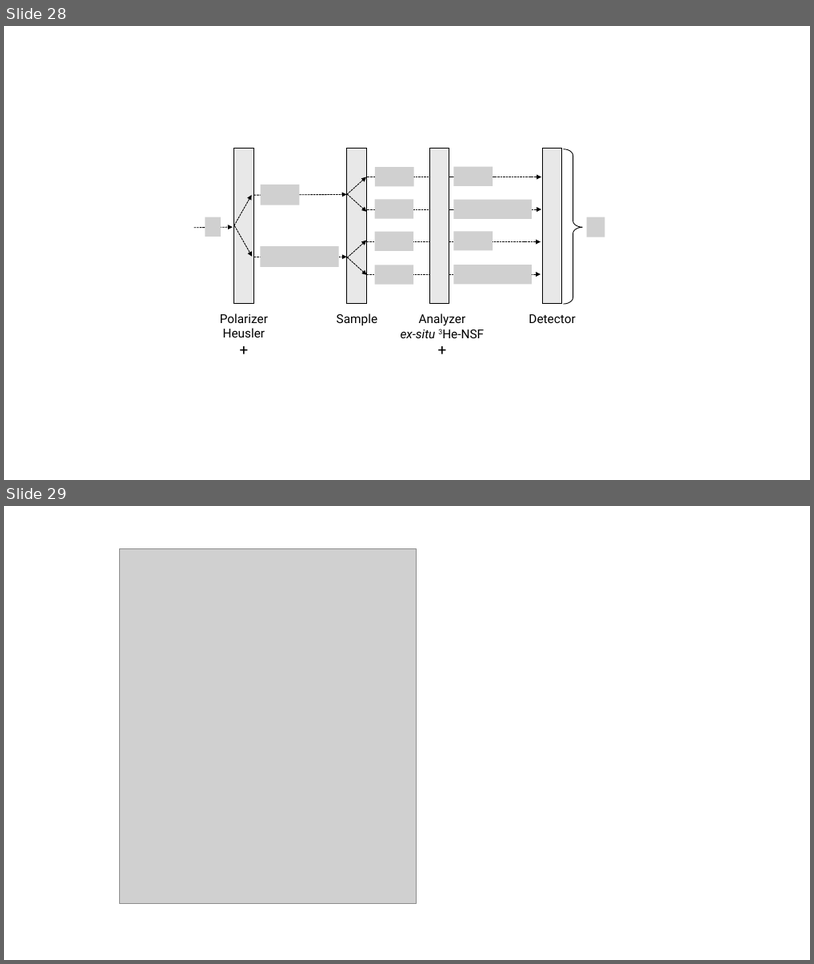
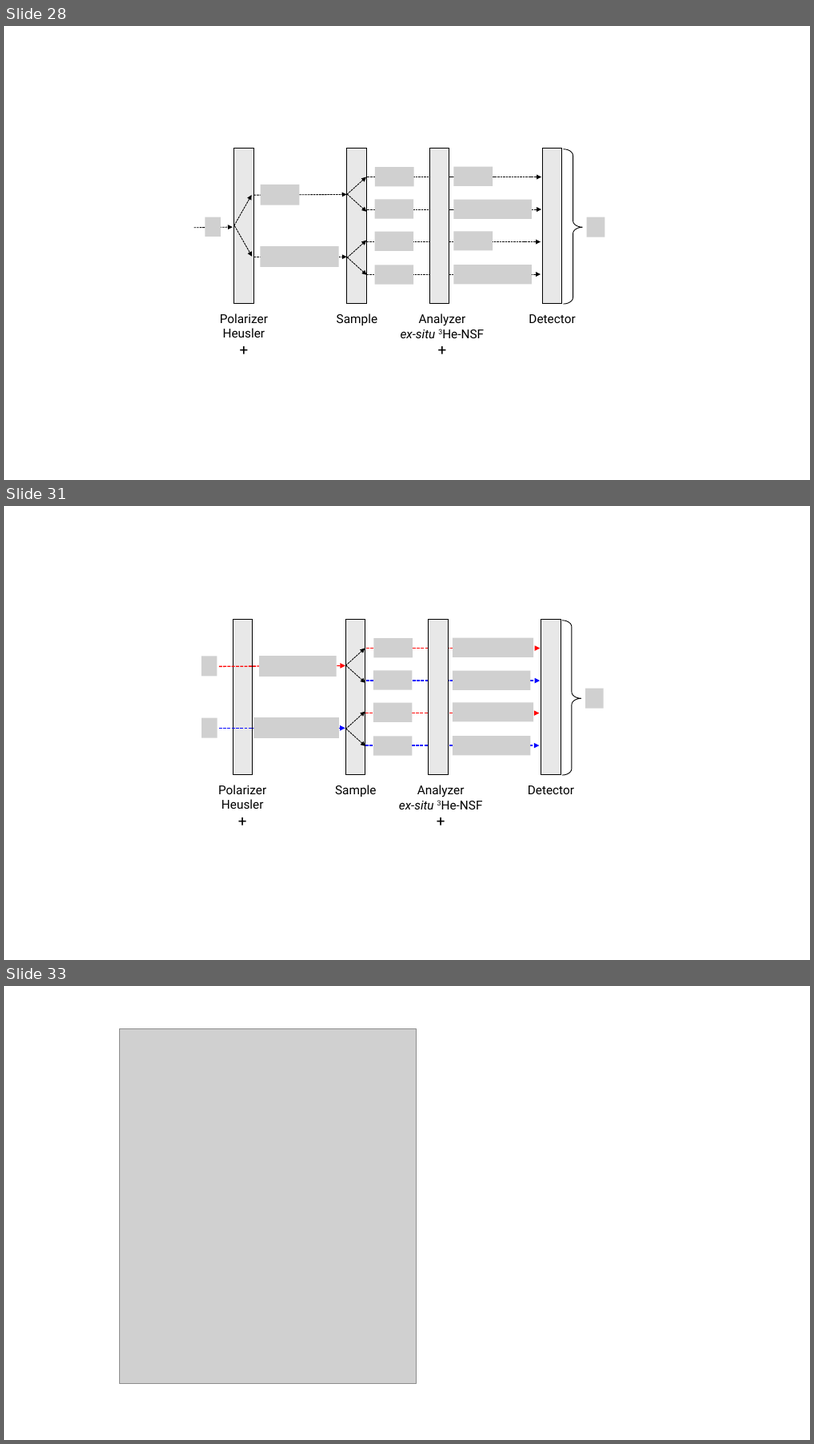
Before and after one commit to 3He-NSF/3HeNSF_2DPSD_paper, a slide deck: figure/figurelist [自動保存済み] [自動保存済み].pptx. Shown one above the other, each under a label of ours: slides 28 and 29 before the commit, slides 28, 31 and 33 after it; the slides between them are not shown. The pictures are 814x964 and 814x1444 pixels, drawn with LibreOffice and Linux fonts; fonts in the diff are those of the drawing; grey boxes stand for pictures. Boxes give left, top, right and bottom in pixels: in the first picture for what was removed or moved away, otherwise in the second. Text is boxed around its words. In the diff, an @@ line names an element or a change of style, - is before the commit and + after.

```diff
--- a/figure/figurelist [自動保存済み] [自動保存済み].pptx
+++ b/figure/figurelist [自動保存済み] [自動保存済み].pptx
@@ slide 31 added at (4,506,810,960), background #FFFFFF @@
@@ rectangle added at (233,620,252,774), fill #E8E8E8, outline #000000 1.5 pt @@
@@ rectangle added at (429,620,448,774), fill #E8E8E8, outline #000000 1.5 pt @@
@@ rectangle added at (542,620,561,774), fill #E8E8E8, outline #000000 1.5 pt @@
@@ right brace added at (562,620,582,775), outline #000000 1.5 pt @@
@@ arrow added from (366, 648) to (540, 648), #FF0000 2.25 pt dashed @@
@@ picture added at (374,638,413,657) @@
@@ picture added at (453,638,534,657) @@
@@ picture added at (202,656,217,676) @@
@@ arrow added from (219, 666) to (346, 665), #FF0000 2.25 pt dashed @@
@@ picture added at (259,656,337,676) @@
@@ picture added at (374,670,413,689) @@
@@ picture added at (453,671,530,690) @@
@@ arrow added from (366, 680) to (540, 680), #0404FF 2.25 pt dashed @@
@@ picture added at (586,688,604,708) @@
@@ picture added at (202,718,218,738) @@
@@ picture added at (254,717,339,738) @@
@@ arrow added from (366, 713) to (539, 713), #FF0000 2.25 pt dashed @@
@@ picture added at (374,703,413,722) @@
@@ picture added at (453,702,534,721) @@
@@ arrow added from (219, 728) to (346, 728), #0404FF 2.25 pt dashed @@
@@ group added at (346,620,366,774): 4 arrows, 1 rectangle @@
@@ arrow added from (366, 745) to (539, 745), #0404FF 2.25 pt dashed @@
@@ picture added at (374,736,413,756) @@
@@ picture added at (453,736,530,755) @@
@@ text added at (218,784,266,808), 26.1 pt, text #000000 @@
+Polarizer
+Heusler
++
@@ text added at (335,784,376,796), 26.1 pt, text #000000 @@
+Sample
@@ text added at (399,784,483,809), 26.1 pt, text #000000 @@
+Analyzer
+ex-situ 3He-NSF
++
@@ text added at (528,785,574,794), 26.1 pt, text #000000 @@
+Detector
@@ what was slide 29 is now slide 33 @@
```
Also in this commit, not shown: 2 slides changed, 5 other slides added, 41 other files.
